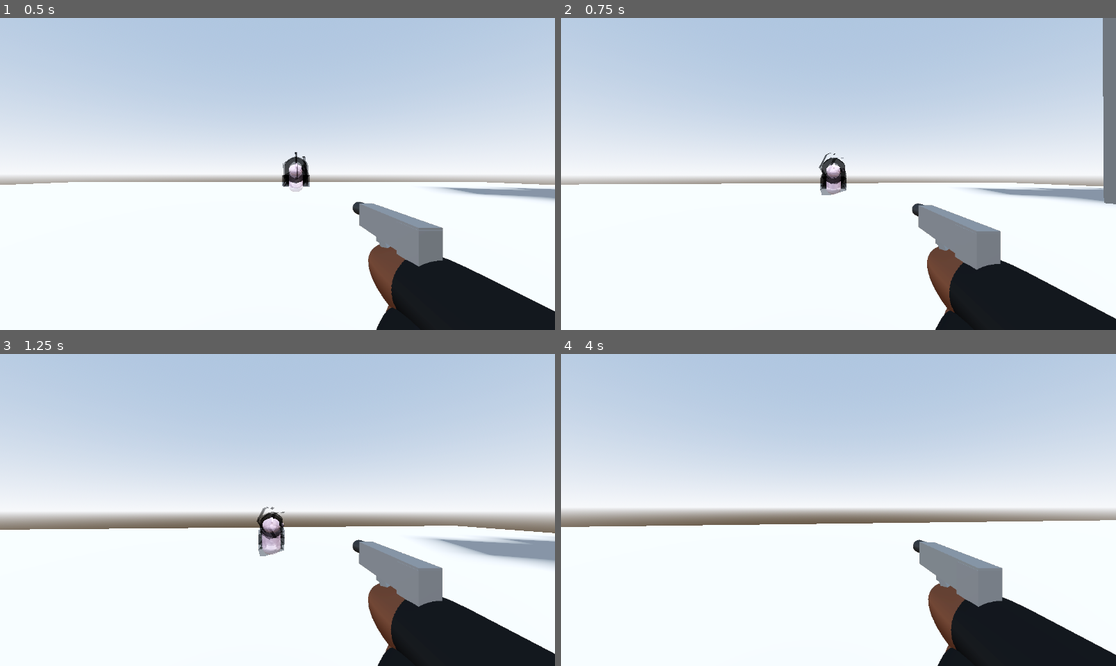
Above: before the commit, frames 1-4 (two rows, left to right).
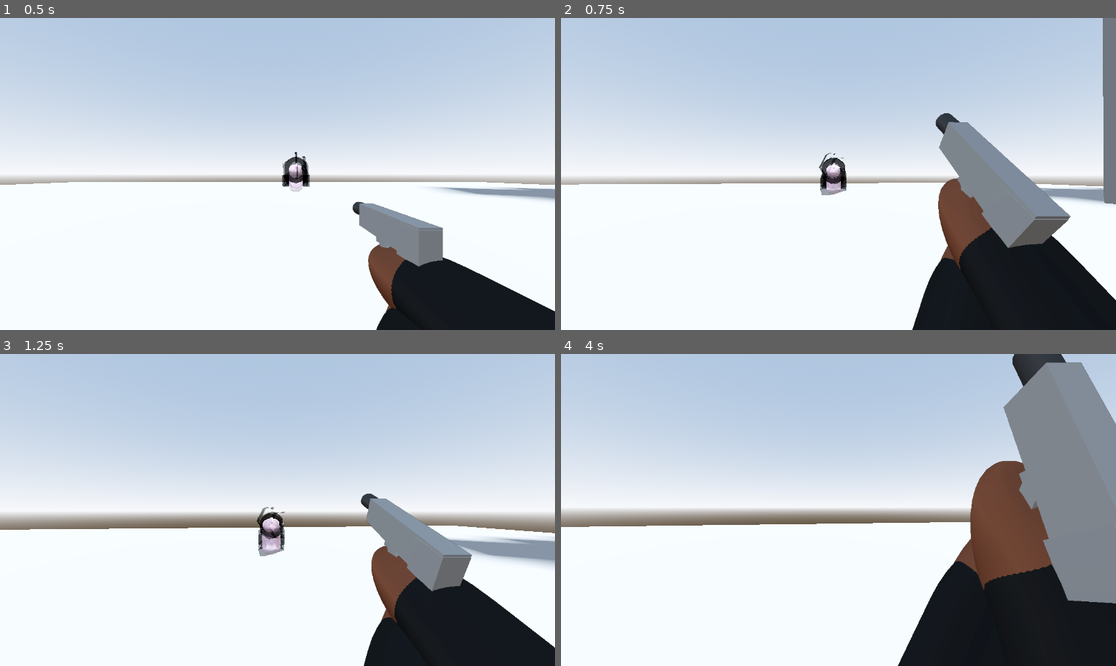
Above: after the commit, the same moments.

Repository: DylanFrenzy/The-Trials-and-Tribulations-of-Tim-Cheese
Game: Godot game, scene res://scenes/main.tscn
The game is run twice, just before and just after one commit, with the same random seed, the same clock (stepped at 60 frames per second) and the same inputs.
Inputs (mouse positions are in pixels of both pictures, inside the frame that each line leads up to):
- Up to frame 1 (0.5 s): no input
- Up to frame 2 (0.75 s): move the mouse to (866, 174) at 0.52 s; press the mouse at (866, 174) at 0.53 s; hold W (move_forward) from 0.53 s (still down)
- Up to frame 3 (1.25 s): keep holding W (move_forward); tap Space (jump) at 0.77 s
- Up to frame 4 (4 s): keep holding W (move_forward); move the mouse to (810, 510) at 1.27 s; release the mouse at (810, 510) at 1.28 s; click (810, 510) at 1.35 s; tap Space (jump) at 1.52, 3.02, 3.77 s; move the mouse to (849, 503) at 2.02 s; hold Shift 2.03-2.78 s; click (849, 503) at 2.3 s; move the mouse to (832, 516) at 2.77 s; click (832, 516) at 2.85 s; move the mouse to (877, 513) at 3.52 s; press the mouse at (877, 513) at 3.53 s

Frame 1 is identical in both runs. In frame 2, 10% of the frame differs, in the area x 63-100%, y 30-100%; in frame 3, 5.9%; in frame 4, 21%, in the area x 60-100%, y 0-100%.

Commit message:
gun stuff

Diff:
--- a/3d-project/assets/pistol.tscn
+++ b/3d-project/assets/pistol.tscn
@@ -95,8 +95,11 @@
 sides = 18
 material = SubResource("StandardMaterial3D_78vgs")
 
+[node name="muzzle flash" type="GPUParticles3D" parent="CSGBox3D/CSGCylinder3D"]
+transform = Transform3D(-0.0639333, 3.33272, 0, -3.33272, -0.0639333, 0, 0, 0, 3.33333, 0.0698667, 1.12045, 0.0337303)
+layers = 2
+emitting = false
+one_shot = true
+
 [node name="AudioStreamPlayer3D" type="AudioStreamPlayer3D" parent="."]
 transform = Transform3D(1, 0, 0, 0, 1, 0, 0, 0, 1, -0.000100136, -0.00268447, 0.000457525)
-
-[node name="muzzle flash" type="GPUParticles3D" parent="."]
-layers = 2
--- a/3d-project/scenes/gun_cam.tscn
+++ b/3d-project/scenes/gun_cam.tscn
@@ -1,7 +1,7 @@
 [gd_scene load_steps=13 format=4 uid="uid://b17m2m5d4cdix"]
 
 [ext_resource type="PackedScene" uid="uid://uo8qyngydbub" path="res://assets/Arms.tscn" id="1_03c0v"]
-[ext_resource type="Script" uid="uid://dbkokuf3jkrkn" path="res://scenes/gun_cam.gd" id="1_ktk0j"]
+[ext_resource type="Script" uid="uid://dbkokuf3jkrkn" path="res://scripts/gun_cam.gd" id="1_ktk0j"]
 [ext_resource type="PackedScene" uid="uid://cwvmoqdyec4ah" path="res://assets/pistol.tscn" id="2_20781"]
 [ext_resource type="AudioStream" uid="uid://b0o8epq0juwlr" path="res://sound effects/489069__tiliadesign__pistol-perfect-shot-with-silencer.wav" id="4_kb61h"]
 [ext_resource type="AudioStream" uid="uid://bcujp8y1baks3" path="res://sound effects/405538__nebulasnails__pistol-cock.wav" id="4_utigt"]
@@ -150,7 +150,7 @@
 tracks/0/loop_wrap = true
 tracks/0/keys = {
 "times": PackedFloat32Array(0, 0.266667, 0.426667, 0.536667, 0.766667),
-"transitions": PackedFloat32Array(1, 1, 1, 1, 1),
+"transitions": PackedFloat32Array(0.297302, 1, 1, 1, 1),
 "update": 0,
 "values": [Vector3(-1.13019, -2.10053, 0.0856405), Vector3(-4.43055, 1.27833, 0.0856405), Vector3(-3.35864, 1.69815, 0.00658345), Vector3(-2.64835, 1.62349, 0.0856409), Vector3(-1.13019, 0.423723, 0.0856413)]
 }
--- a/3d-project/scenes/gun_cam.gd
+++ b/3d-project/scripts/gun_cam.gd
@@ -1,6 +1,7 @@
 extends Camera3D
 
 @onready var Node_3D = $Node3D
+@onready var animation_player = $Node3D/Pistol/AnimationPlayer2
 
 func _ready():
     pass
@@ -13,3 +14,7 @@
 func sway(sway_amount):
     Node_3D.position.x -= sway_amount.x * 0.0002
     Node_3D.position.y += sway_amount.y * 0.0002
+
+func _input(event: InputEvent) -> void:
+    if (event.is_action_pressed("shoot")):
+        animation_player.play("Fire")
Renamed: 3d-project/scenes/gun_cam.gd.uid -> 3d-project/scripts/gun_cam.gd.uid
